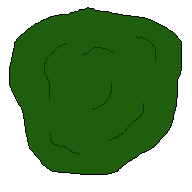
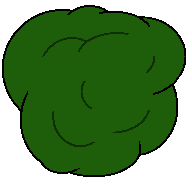
Revision of a layered 192 × 192 image; what changed, layer by layer:
added layer "Shape 15" above "Layer 2" over [42, 32, 155, 147]
added layer "Layer 2" above "Shape 9" over [4, 7, 185, 175]
added layer "Shape 9" above "Layer 1" over [2, 5, 186, 177]
hid "Layer 1" over [44, 36, 156, 155]
hid "Layer 0" over [9, 7, 182, 175]
